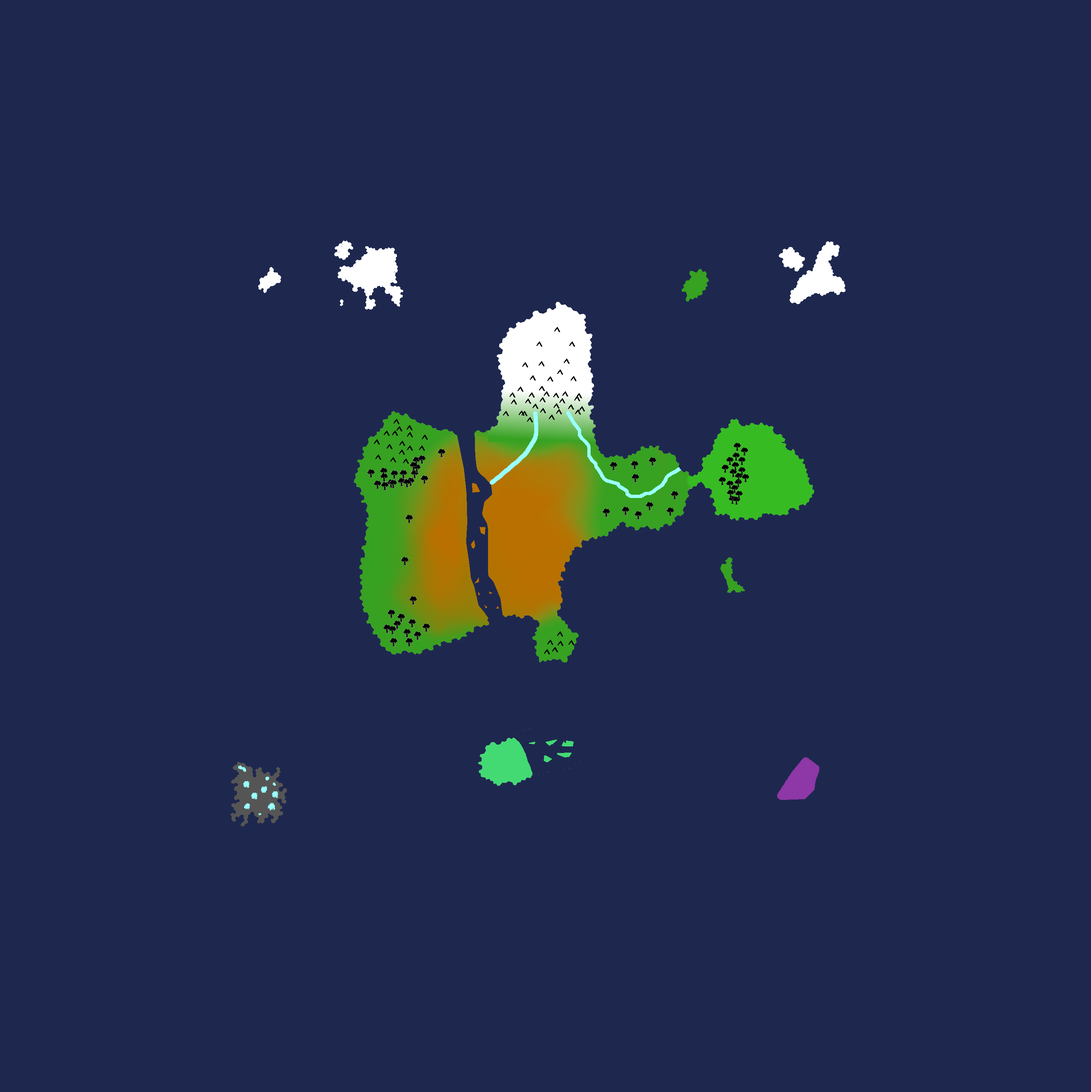
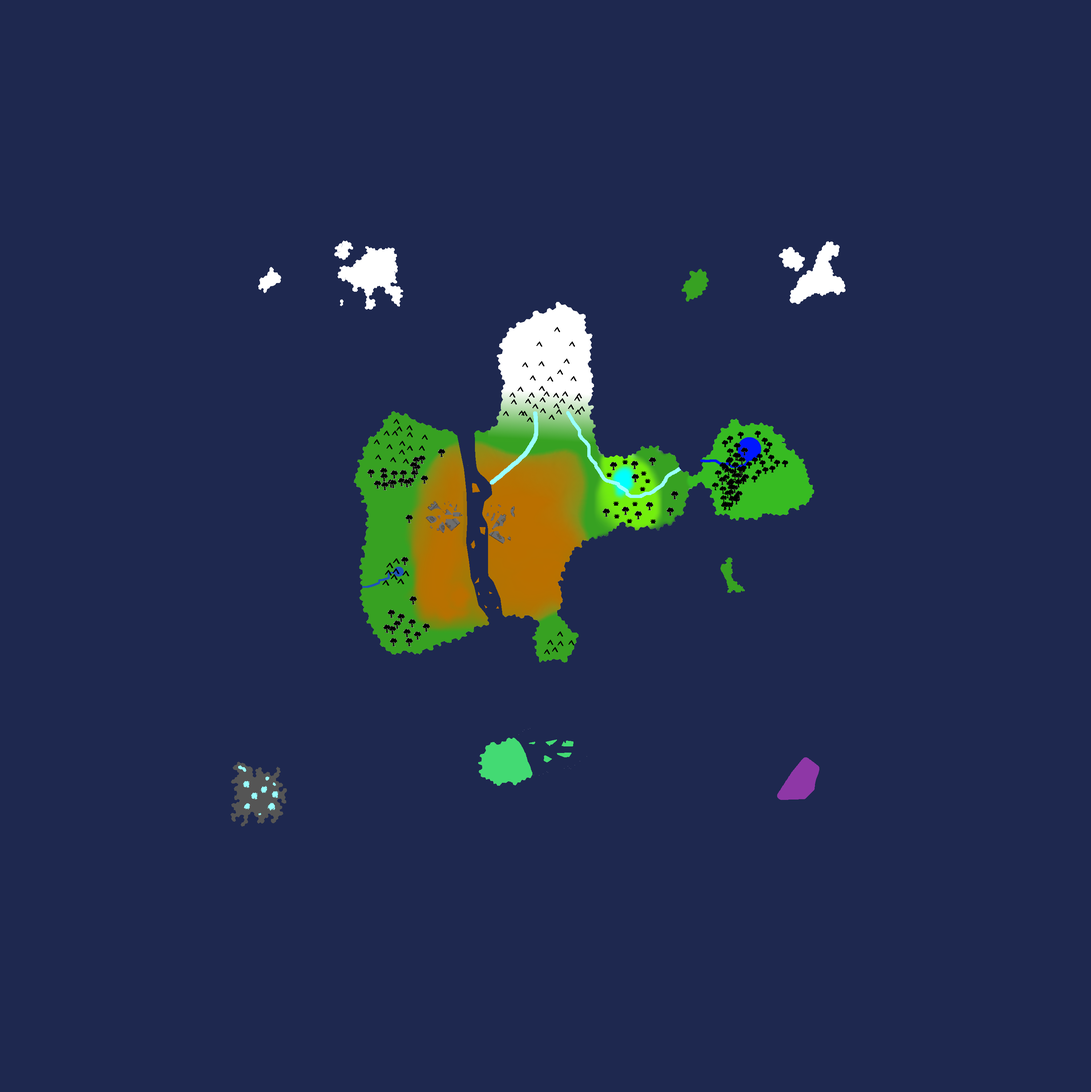
Layered file, before and after one edit (1091x1092). Changes by layer:
painted on "trees" over box(606, 430, 789, 524)
painted on "mountains #1" over box(382, 558, 410, 586)
painted on "river" over box(362, 437, 762, 588)
added layer "anachreon" in group "features #1" over box(425, 491, 516, 547)
added layer "swamp" in group "features #1" over box(609, 462, 638, 502)
renamed "mesa" to "mesa #1", painted on it over box(376, 430, 674, 646)
painted on "terrain" over box(588, 442, 688, 540)
